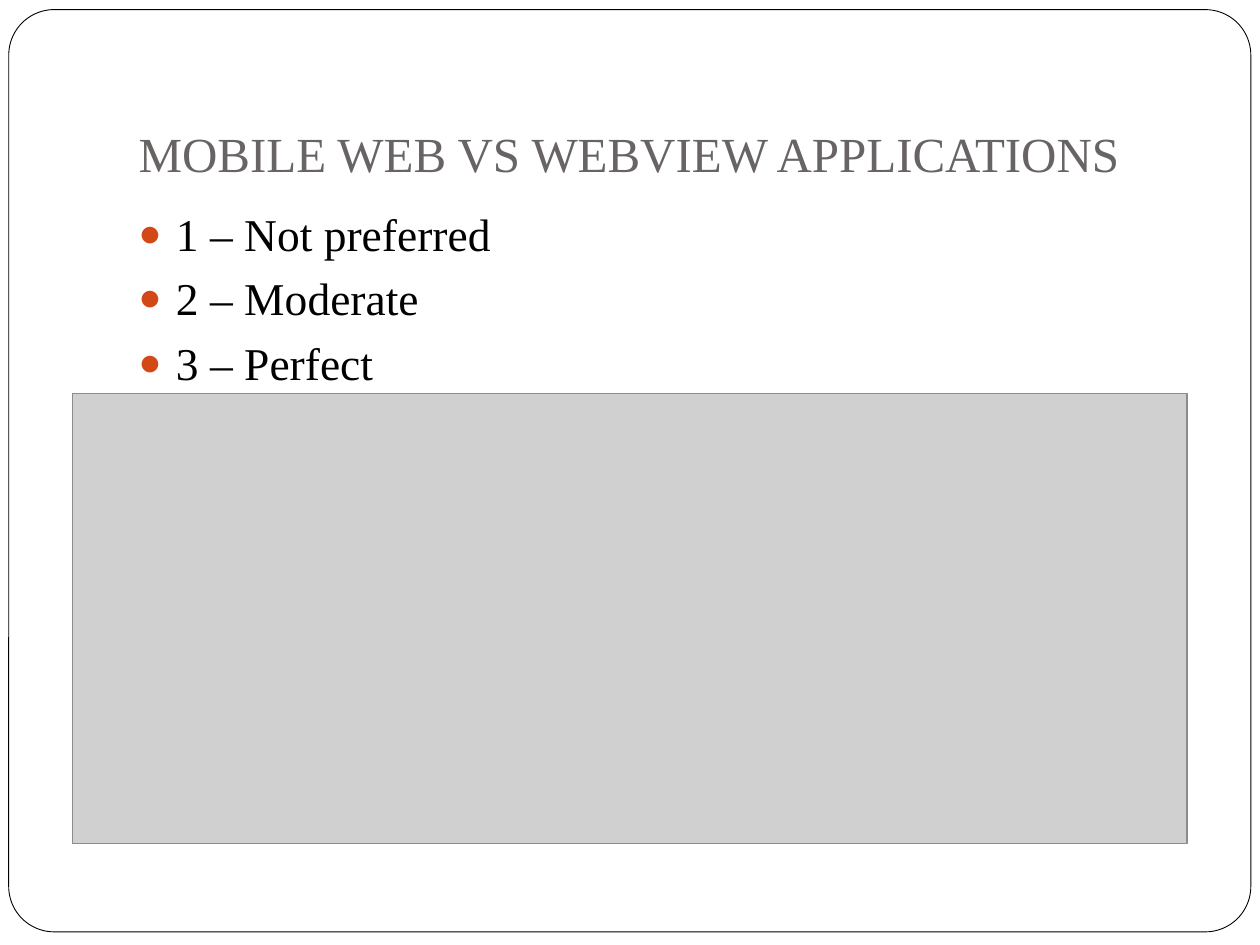
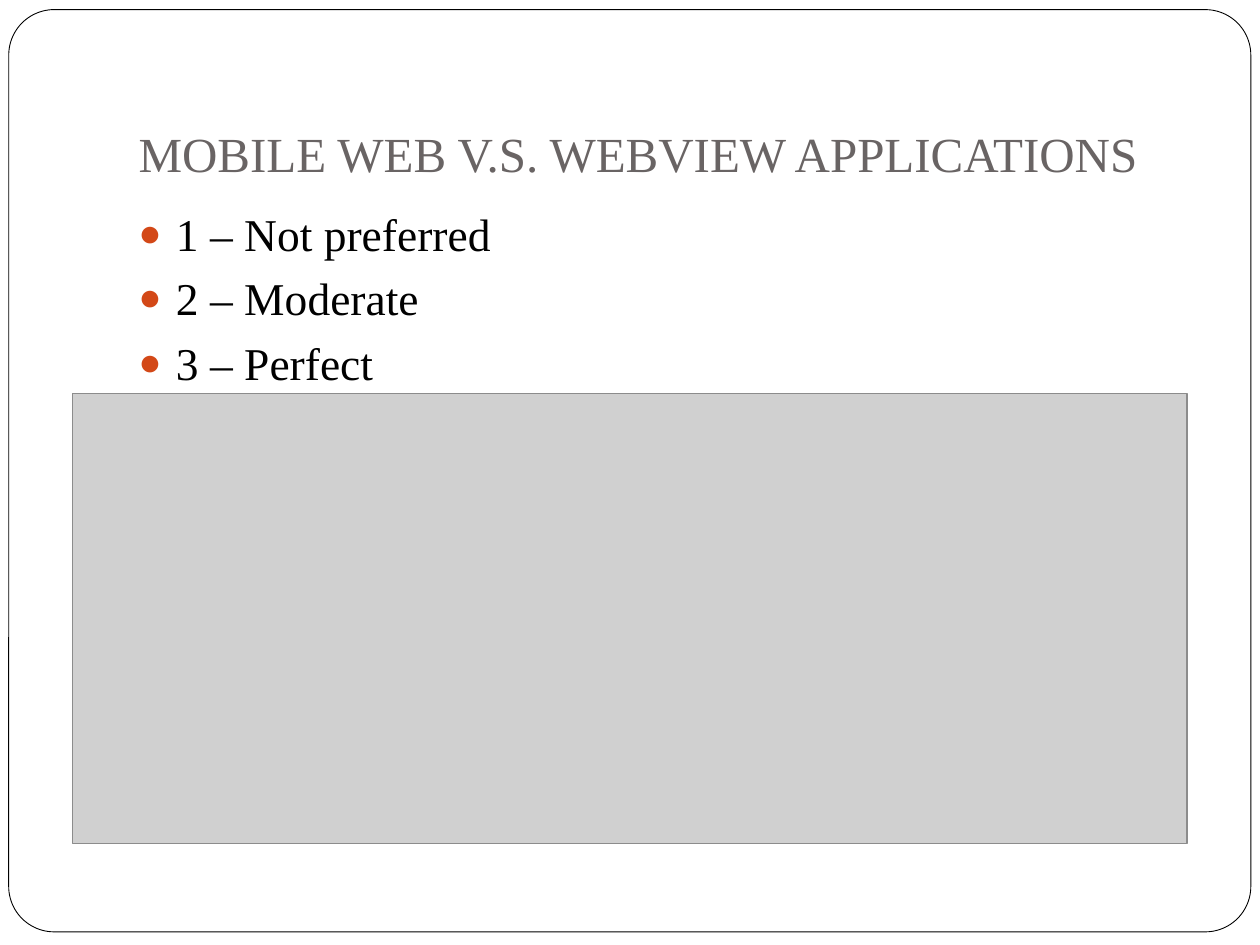
Before and after one commit to peter279k/regular_meeting, a slide deck: slide 10 of Recommendations for Webview Based Mobile.ppt. Drawn at 1260x945 pixels with LibreOffice and Linux fonts; fonts in the diff are those of the drawing; grey boxes stand for pictures. Boxes give left, top, right and bottom in pixels: in the first picture for what was removed or moved away, otherwise in the second. Text is boxed around its words. In the diff, an @@ line names an element or a change of style, - is before the commit and + after.

Commit message:
VS ti V.S.

```diff
--- a/Recommendations for Webview Based Mobile.ppt
+++ b/Recommendations for Webview Based Mobile.ppt
@@ title at [139, 139, 1138, 173]: text changed @@
-MOBILE WEB VS WEBVIEW APPLICATIONS
+MOBILE WEB V.S. WEBVIEW APPLICATIONS
```
Also in this commit, not shown: 1 other slide changed.
